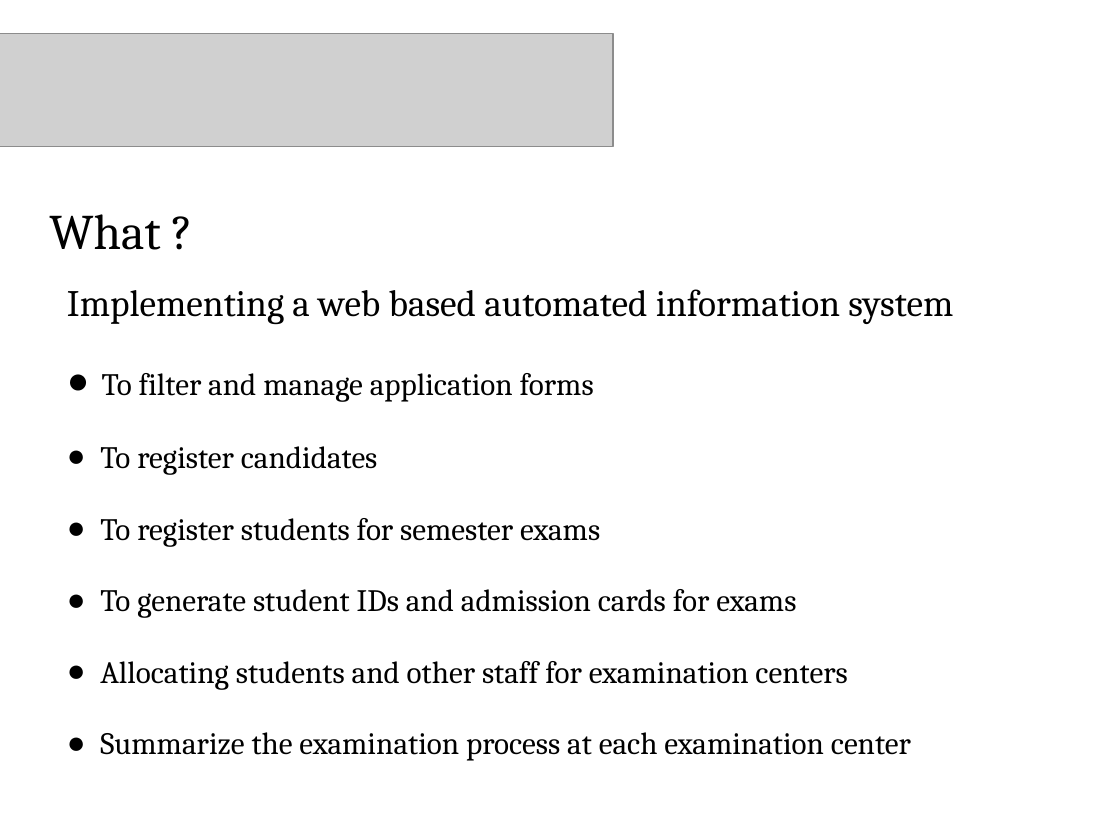
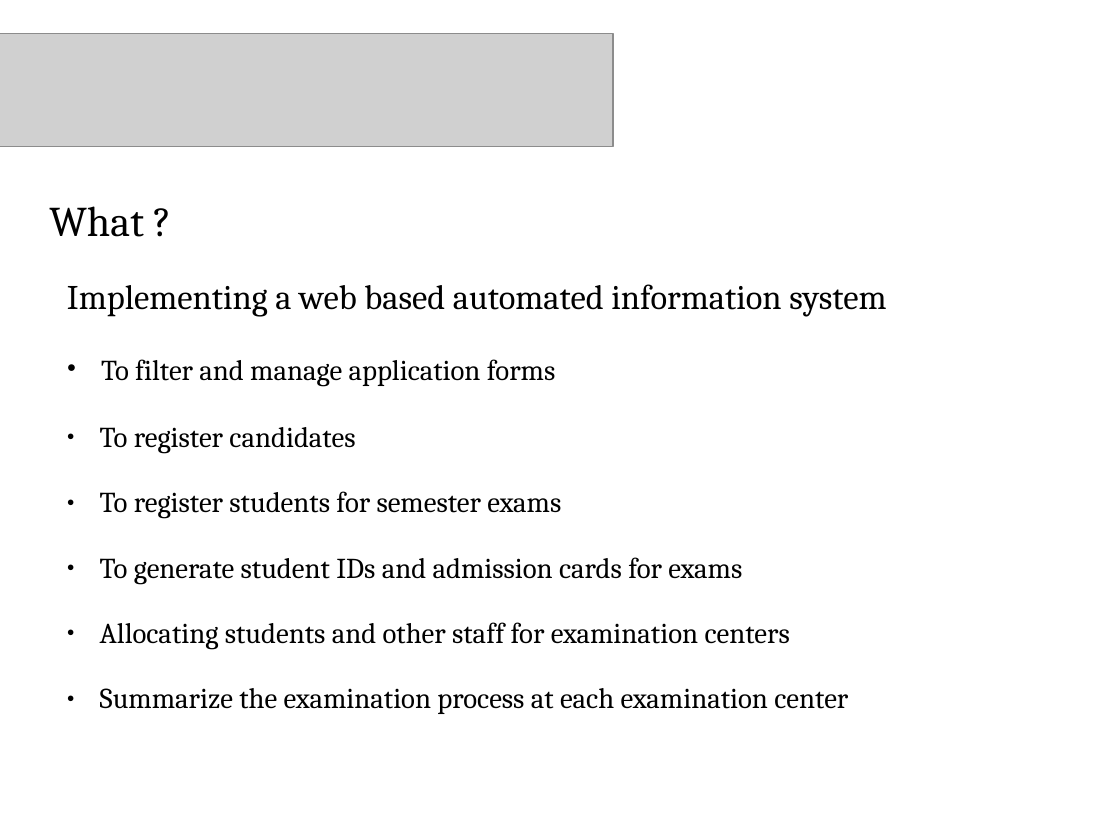
Before and after one commit to charitha09/BIT-Information-Management-System, a slide deck: slide 5 of Documents/Group14.ppt. Drawn at 1120x840 pixels with LibreOffice and Linux fonts; fonts in the diff are those of the drawing; grey boxes stand for pictures; background and template pictures are left out. Boxes give left, top, right and bottom in pixels: in the first picture for what was removed or moved away, otherwise in the second. Text is boxed around its words. In the diff, an @@ line names an element or a change of style, - is before the commit and + after.

```diff
--- a/Documents/Group14.ppt
+++ b/Documents/Group14.ppt
@@ text "What ?" at [49,206,144,237]: size 32 to 27.2 pt; line spacing 1 to 0.9 @@
@@ text "Implementing a web based automated ..." at [67,284,886,714]: size 24 to 22.2 pt in "Implementing a web based automated information system"; size 20 to 18.5 pt in "To filter and manage application forms", "To register candidates", "To register students for semester exams", "To generate student IDs and admission cards ..." and 2 more places; line spacing 1 to 0.9 @@
```
Also in this commit, not shown: 2 other slides changed.
